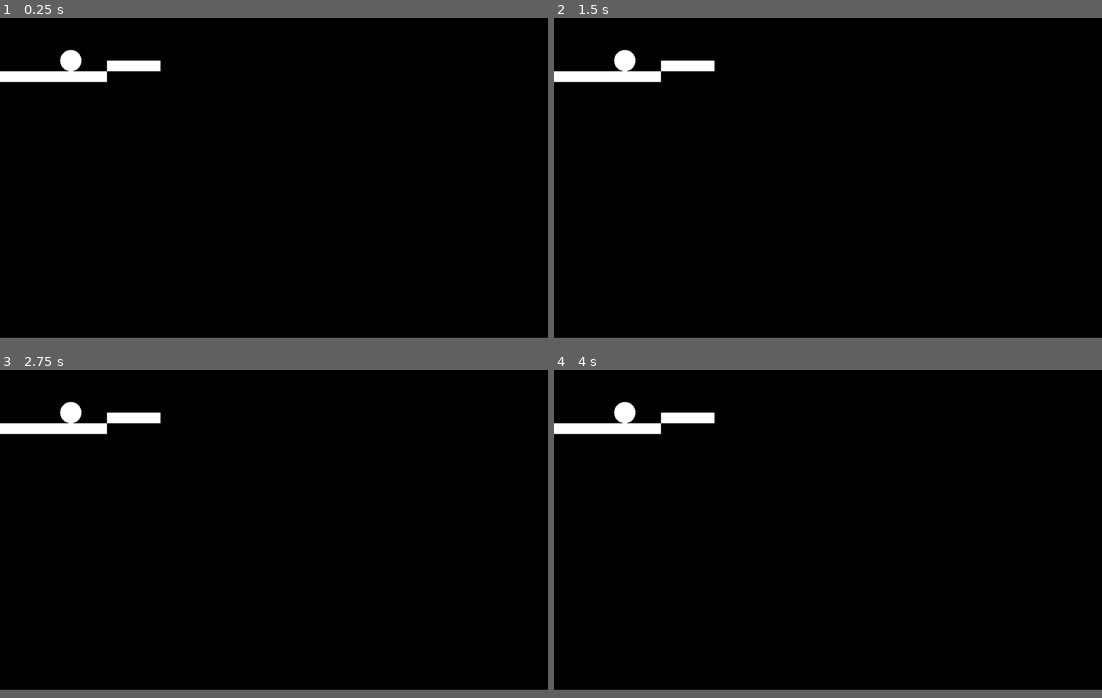
Above: before the commit, frames 1-4 (two rows, left to right).
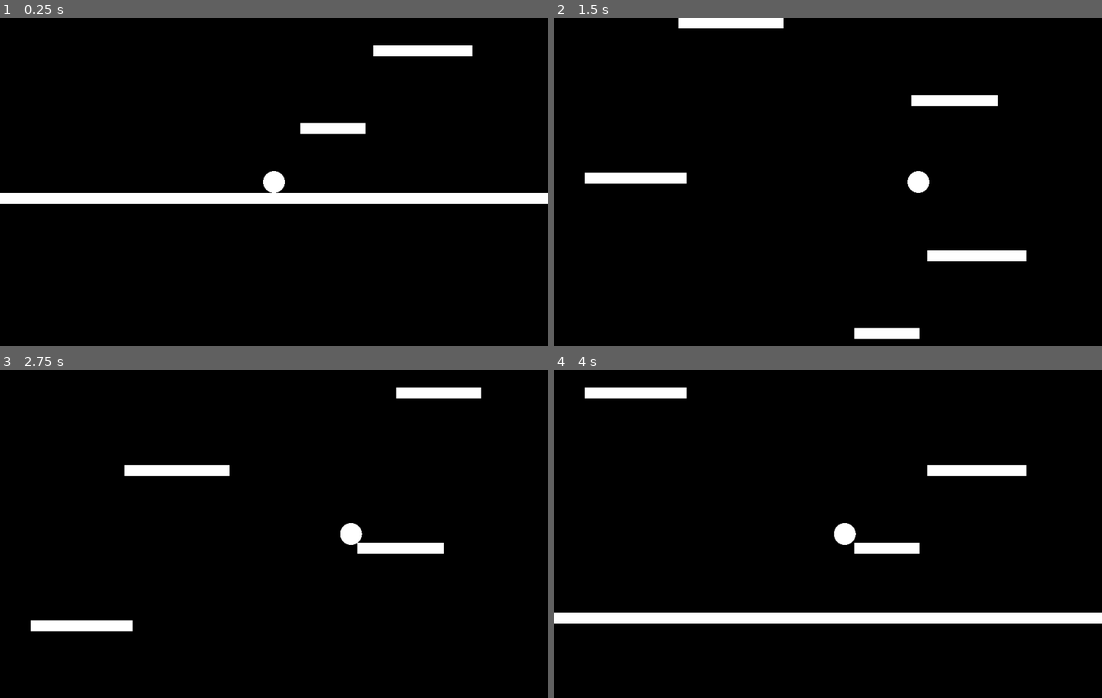
Above: after the commit, the same moments.

Repository: RedYou1/IcyTower
Game: Godot game, scene res://Scenes/Jeu.tscn
Same seed, same stepped clock (60 frames per second), same inputs: the game is played once before the commit and once after it.
Inputs:
- Up to frame 1 (0.25 s): no input
- Up to frame 2 (1.5 s): tap Enter at 0.5 s; hold D (DROIT, bound only after the commit) 0.53-1.28 s; tap Space (SAUT, bound only after the commit) at 0.77, 0.8, 1.07, 1.35 s; hold A (GAUCHE, bound only after the commit) from 1.28 s (still down)
- Up to frame 3 (2.75 s): tap Space (SAUT, bound only after the commit) at 1.52, 1.82, 2.3 s; tap D (DROIT, bound only after the commit) at 1.55 s; release A (GAUCHE, bound only after the commit) at 2.03 s; hold D (DROIT, bound only after the commit) from 2.03 s (still down)
- Up to frame 4 (4 s): tap Space (SAUT, bound only after the commit) at 2.75, 3.02, 3.32, 3.6, 3.77 s; release D (DROIT, bound only after the commit) at 2.78 s; tap D (DROIT, bound only after the commit) at 2.85 s; hold A (GAUCHE, bound only after the commit) from 3.53 s (still down)
In our replay, the window is 800x468 before the commit and 800x480 after it. These sizes can differ from the game's own. Grey fills any space a smaller window leaves; there, only what the larger window draws over its background counts as a difference.

The runs differ from the first frame. In frame 1, 5.8% of the frame differs, in the area x 0-100%, y 8-57%; in frame 2, 4.3%; in frame 3, 3.9%; in frame 4, 6.7%, in the area x 0-100%, y 5-78%.

Commit message:
beau debut

Diff:
--- a/Scenes/Jeu.tscn
+++ b/Scenes/Jeu.tscn
@@ -1,16 +1,20 @@
 [gd_scene load_steps=3 format=2]
 
-[ext_resource path="res://Scenes/floor.tscn" type="PackedScene" id=1]
+[ext_resource path="res://Scripts/Jeu.gd" type="Script" id=1]
 [ext_resource path="res://Scenes/joueur.tscn" type="PackedScene" id=2]
 
 [node name="Jeu" type="Node"]
+script = ExtResource( 1 )
 
-[node name="floor" parent="." instance=ExtResource( 1 )]
-position = Vector2( 0, 100 )
-width = 200.0
-
-[node name="floor2" parent="." instance=ExtResource( 1 )]
-position = Vector2( 200, 80 )
+[node name="rangs" type="Node2D" parent="."]
 
 [node name="joueur" parent="." instance=ExtResource( 2 )]
-position = Vector2( 132.357, 40.4424 )
+position = Vector2( 500, 0 )
+
+[node name="Camera2D" type="Camera2D" parent="."]
+position = Vector2( 500, 0 )
+current = true
+limit_left = 0
+limit_right = 1000
+editor_draw_limits = true
+editor_draw_drag_margin = true
--- a/Scenes/floor.tscn
+++ b/Scenes/plancher.tscn
@@ -1,13 +1,14 @@
 [gd_scene load_steps=3 format=2]
 
-[ext_resource path="res://Scripts/floor.gd" type="Script" id=1]
+[ext_resource path="res://Scripts/plancher.gd" type="Script" id=1]
 
 [sub_resource type="RectangleShape2D" id=1]
 extents = Vector2( 50, 10 )
 
-[node name="floor" type="KinematicBody2D"]
+[node name="plancher" type="KinematicBody2D"]
 script = ExtResource( 1 )
 
 [node name="CollisionShape2D" type="CollisionShape2D" parent="."]
 position = Vector2( 50, 10 )
 shape = SubResource( 1 )
+one_way_collision = true
--- /dev/null
+++ b/Scenes/rang.tscn
@@ -0,0 +1,18 @@
+[gd_scene load_steps=3 format=2]
+
+[ext_resource path="res://Scripts/rang.gd" type="Script" id=1]
+[ext_resource path="res://Scenes/plancher.tscn" type="PackedScene" id=2]
+
+[node name="rang" type="Node2D"]
+script = ExtResource( 1 )
+
+[node name="interne" type="Node2D" parent="."]
+
+[node name="GAUCHE" parent="." instance=ExtResource( 2 )]
+rotation = 1.5708
+width = 1000.0
+
+[node name="DROIT" parent="." instance=ExtResource( 2 )]
+position = Vector2( 1000, 1000 )
+rotation = -1.5708
+width = 1000.0
--- /dev/null
+++ b/Scripts/Jeu.gd
@@ -0,0 +1,111 @@
+tool
+extends Node
+
+const rang = preload("res://Scenes/rang.tscn")
+
+export(float) var width = 1000 setget setWidth
+export(float) var height = 1000 setget setHeight
+
+export(float) var plancher_min_width = 50 setget setPMin
+export(float) var plancher_max_width = 200 setget setPMax
+export(int) var nombre_plancher = 6 setget setPNb
+
+export(float) var plancher_height = 20 setget setPHeight
+
+export(bool) var reset setget reset_rangs
+
+var joueur
+var cam
+var checkout
+
+func setPMin(pmw):
+	plancher_min_width = pmw
+	reset_rangs()
+
+func setPMax(pmw):
+	plancher_max_width = pmw
+	reset_rangs()
+
+func setPNb(nb):
+	nombre_plancher = nb
+	reset_rangs()
+
+func setWidth(w):
+	width = w
+	reset_rangs()
+
+func setHeight(h):
+	height = h
+	reset_rangs()
+
+func setPHeight(h):
+	plancher_height = h
+	reset_rangs()
+
+func reset_rangs(none=true):
+	if Engine.editor_hint:
+		var rangs = get_node("rangs")
+		for rang in rangs.get_children():
+			rangs.remove_child(rang)
+		__ajoutRangs()
+
+func __ajoutRangs():
+	var rangs = get_node("rangs")
+	var joueur = get_node("joueur")
+	var diff = -height + plancher_height + joueur.radius
+
+	joueur.position = Vector2(width/2,0)
+
+	var t = rang.instance()
+	t.width = width
+	t.height = height
+	t.plancher_min_width = plancher_min_width
+	t.plancher_max_width = plancher_max_width
+	t.nombre_plancher = nombre_plancher
+	t.plancher_height = plancher_height
+	t.position.y = diff
+	rangs.add_child(t)
+	t.reset_interne()
+
+	t = rang.instance()
+	t.width = width
+	t.height = height
+	t.plancher_min_width = plancher_min_width
+	t.plancher_max_width = plancher_max_width
+	t.nombre_plancher = nombre_plancher
+	t.plancher_height = plancher_height
+	t.position.y = diff - height
+	rangs.add_child(t)
+	t.reset_interne()
+
+	t = rang.instance()
+	t.width = width
+	t.height = height
+	t.plancher_min_width = plancher_min_width
+	t.plancher_max_width = plancher_max_width
+	t.nombre_plancher = nombre_plancher
+	t.plancher_height = plancher_height
+	t.position.y = diff - height*2
+	rangs.add_child(t)
+	t.reset_interne()
+
+func _ready():
+	if not Engine.editor_hint:
+		__ajoutRangs()
+		joueur = get_node("joueur")
+		cam = get_node("Camera2D")
+		checkout = - height - plancher_height - joueur.radius
+
+
+func setPosY():
+	cam.position.y = joueur.position.y
+	if joueur.position.y < checkout:
+		var rangs = get_node("rangs")
+		for child in rangs.get_children():
+			if child.position.y > 0:
+				child.position.y -= height*2
+				child.reset_interne()
+			else:
+				child.position.y += height
+
+		joueur.position.y += height
--- a/Scripts/joueur.gd
+++ b/Scripts/joueur.gd
@@ -3,9 +3,13 @@
 
 
 export(float) var radius = 20 setget setR
-export(float) var gravity = 0.98 setget setGrav
+export(float) var gravity = 0.98
+export(float) var speed = 5
+export(float) var forceSaut = 30
 
 var vitesseY = 0
+
+var jeu
 
 func setR(_radius):
 	radius = _radius
@@ -16,23 +20,37 @@
 	col.position = Vector2()
 	update()
 
-func setGrav(_gravity):
-	gravity = _gravity
-
 func _ready():
+	jeu = get_parent()
 	var col = get_node("CollisionShape2D")
 	var shape = CircleShape2D.new()
 	shape.radius = radius
 	col.shape = shape
 	col.position = Vector2()
 
-func _process(delta):
-	vitesseY += gravity
+func _physics_process(delta):
+	if not Engine.editor_hint:
+		vitesseY += gravity
 
-	var col = move_and_collide(Vector2(0,vitesseY))
+		var col = move_and_collide(Vector2(0,vitesseY))
 
-	if col != null:
-		vitesseY = 0
+		if col != null:
+			vitesseY = 0
+
+
+		if vitesseY == 0 and Input.is_action_just_pressed("SAUT"):
+			vitesseY -= forceSaut
+
+		jeu.setPosY()
+
+		var move = 0
+		if Input.is_action_pressed("GAUCHE"):
+			move -= 1
+		if Input.is_action_pressed("DROIT"):
+			move += 1
+
+		if move != 0:
+			move_and_collide(Vector2(move,0)*speed)
 
 func _draw():
 	draw_circle(Vector2(),radius,Color.white)
--- /dev/null
+++ b/Scripts/rang.gd
@@ -0,0 +1,75 @@
+tool
+extends Node2D
+
+const plancher = preload("res://Scenes/plancher.tscn")
+
+export(float) var width = 1000 setget setWidth
+export(float) var height = 1000 setget setHeight
+
+export(float) var plancher_min_width = 50 setget setPMin
+export(float) var plancher_max_width = 200 setget setPMax
+export(int) var nombre_plancher = 6 setget setPNb
+
+export(float) var plancher_height = 20 setget setPHeight
+
+export(bool) var reset setget reset_interne
+
+func setPMin(pmw):
+	plancher_min_width = pmw
+	reset_interne()
+
+func setPMax(pmw):
+	plancher_max_width = pmw
+	reset_interne()
+
+func setPNb(nb):
+	nombre_plancher = nb
+	reset_interne()
+
+func setWidth(w):
+	width = w
+	get_node("DROIT").position.x = width
+	reset_interne()
+
+func setHeight(h):
+	height = h
+	get_node("DROIT").position.y = height
+	get_node("DROIT").width = height
+	get_node("GAUCHE").width = height
+	reset_interne()
+
+func setPHeight(h):
+	plancher_height = h
+	reset_interne()
+
+func reset_interne(a=true):
+	var intern = get_node("interne")
+	for child in intern.get_children():
+		intern.remove_child(child)
+	__ajoutPlancher()
+
+func on_create_foo_button_pressed(a):
+	reset_interne()
+
+func __ajoutPlancher():
+	var intern = get_node("interne")
+	randomize()
+	var diff = height/(nombre_plancher+1)
+	for i in range(1,nombre_plancher+1):
+		var w = rand_range(plancher_min_width,plancher_max_width)
+		var x = rand_range(0,width-w)
+		var p = plancher.instance()
+		p.width = w
+		p.height = plancher_height
+		p.position = Vector2(x,i*diff)
+		intern.add_child(p)
+
+	var p = plancher.instance()
+	p.width = width
+	p.height = plancher_height
+	p.position = Vector2(0,height-plancher_height)
+	intern.add_child(p)
+
+func _ready():
+	if Engine.editor_hint:
+		__ajoutPlancher()
--- a/project.godot
+++ b/project.godot
@@ -13,6 +13,10 @@
 config/name="IcyTower"
 run/main_scene="res://Scenes/Jeu.tscn"
 config/icon="res://icon.png"
+
+[display]
+
+window/size/width=1000
 
 [importer_defaults]
 
@@ -37,6 +41,28 @@
 "svg/scale": 1.0
 }
 
+[input]
+
+SAUT={
+"deadzone": 0.5,
+"events": [ Object(InputEventKey,"resource_local_to_scene":false,"resource_name":"","device":0,"alt":false,"shift":false,"control":false,"meta":false,"command":false,"pressed":false,"scancode":32,"unicode":0,"echo":false,"script":null)
+, Object(InputEventKey,"resource_local_to_scene":false,"resource_name":"","device":0,"alt":false,"shift":false,"control":false,"meta":false,"command":false,"pressed":false,"scancode":87,"unicode":0,"echo":false,"script":null)
+, Object(InputEventKey,"resource_local_to_scene":false,"resource_name":"","device":0,"alt":false,"shift":false,"control":false,"meta":false,"command":false,"pressed":false,"scancode":16777232,"unicode":0,"echo":false,"script":null)
+ ]
+}
+GAUCHE={
+"deadzone": 0.5,
+"events": [ Object(InputEventKey,"resource_local_to_scene":false,"resource_name":"","device":0,"alt":false,"shift":false,"control":false,"meta":false,"command":false,"pressed":false,"scancode":65,"unicode":0,"echo":false,"script":null)
+, Object(InputEventKey,"resource_local_to_scene":false,"resource_name":"","device":0,"alt":false,"shift":false,"control":false,"meta":false,"command":false,"pressed":false,"scancode":16777231,"unicode":0,"echo":false,"script":null)
+ ]
+}
+DROIT={
+"deadzone": 0.5,
+"events": [ Object(InputEventKey,"resource_local_to_scene":false,"resource_name":"","device":0,"alt":false,"shift":false,"control":false,"meta":false,"command":false,"pressed":false,"scancode":68,"unicode":0,"echo":false,"script":null)
+, Object(InputEventKey,"resource_local_to_scene":false,"resource_name":"","device":0,"alt":false,"shift":false,"control":false,"meta":false,"command":false,"pressed":false,"scancode":16777233,"unicode":0,"echo":false,"script":null)
+ ]
+}
+
 [physics]
 
 common/enable_pause_aware_picking=true
Renamed: Scripts/floor.gd -> Scripts/plancher.gd
